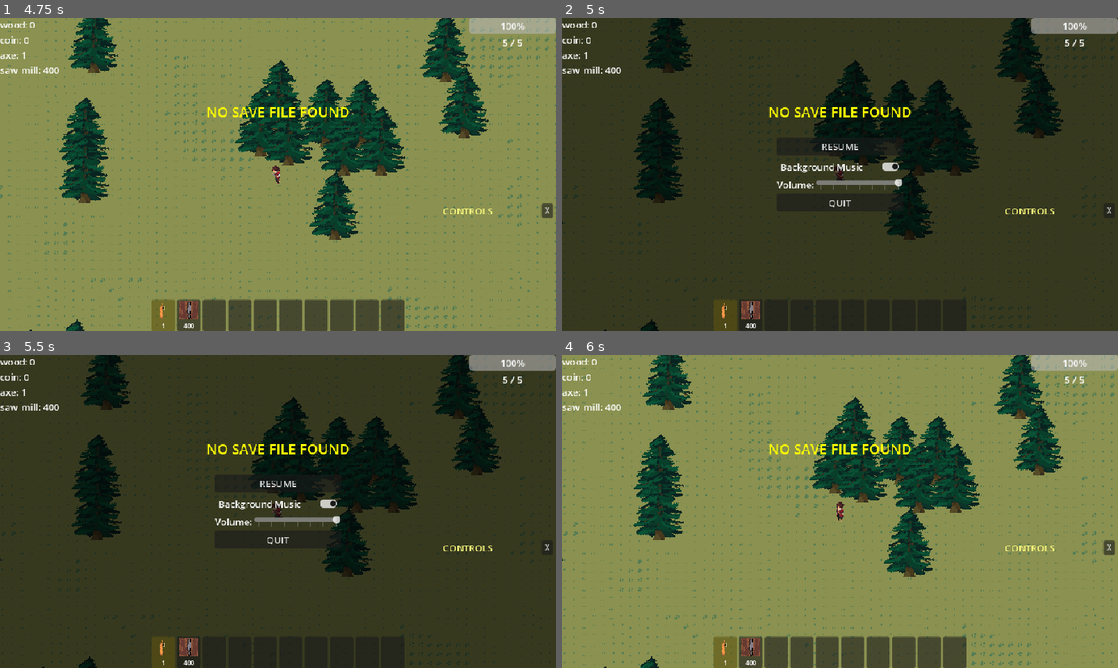
Above: before the commit, frames 1-4 (two rows, left to right).
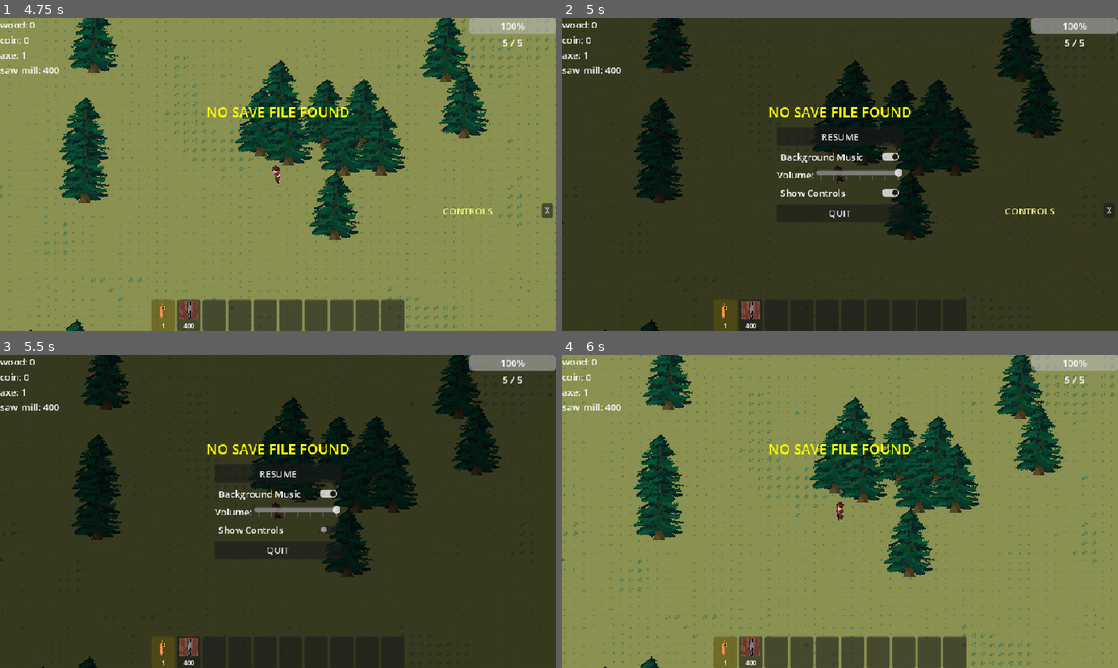
Above: after the commit, the same moments.

Repository: makattack24/MyGodotGame
Game: Godot game, scene res://Scenes/Main.tscn
Same seed, same stepped clock (60 frames per second), same inputs: the game is played once before the commit and once after it. Sound files missing from this copy of the repository are replaced by a short silence.
Inputs (mouse positions are in pixels of both pictures, inside the frame that each line leads up to):
- Up to frame 1 (4.75 s): tap Enter (ui_accept) at 0.5, 0.77 s; move the mouse to (400, 158) at 0.52 s; press the mouse at (400, 158) at 0.53 s; hold D (move_right) 0.53-1.25 s; release the mouse at (400, 158) at 1.25 s; click "X" at 1.25 s; move the mouse to (166, 190) at 2.02 s; hold S (move_down) 2.03-2.78 s; right-click (166, 190) at 2.1 s; move the mouse to (333, 105) at 2.77 s; hold D (move_right) 2.78-3.53 s; tap B (build_mode) at 2.85 s; move the mouse to (250, 237) at 3.52 s; hold W (move_up) 3.53-4.28 s; tap E (pickup) at 3.6 s; click (250, 237) at 3.67 s; move the mouse to (444, 221) at 4.27 s; hold A (move_left) from 4.28 s (still down); tap L at 4.35 s
- Up to frame 2 (5 s): keep holding A (move_left); tap Escape (ui_cancel) at 4.9 s
- Up to frame 3 (5.5 s): release A (move_left) at 5 s; click (278, 530) at 5 s, where only the run after the commit has a clickable "Show Controls"
- Up to frame 4 (6 s): click "RESUME" at 5.75 s

Frame 1 is identical in both runs. In frame 2, 1.6% of the frame differs, in the area x 38-62%, y 37-64%; in frame 3, 1.6%, in the area x 38-99%, y 37-64%; in frame 4, 0.2%.

Commit message:
more pausing stuff

Diff:
--- a/Scenes/Main.tscn
+++ b/Scenes/Main.tscn
@@ -163,6 +163,7 @@
 visible = false
 
 [node name="HUD" type="CanvasLayer" parent="." unique_id=464400877]
+process_mode = 3
 script = ExtResource("7_jw32o")
 
 [node name="HBoxContainer" type="HBoxContainer" parent="HUD" unique_id=414544683]
--- a/Scenes/pause_menu.tscn
+++ b/Scenes/pause_menu.tscn
@@ -50,6 +50,11 @@
 tick_count = 7
 ticks_on_borders = true
 
+[node name="ControlsToggle" type="CheckButton" parent="VBoxContainer" unique_id=3333333333]
+layout_mode = 2
+button_pressed = true
+text = "Show Controls"
+
 [node name="Quit" type="Button" parent="VBoxContainer" unique_id=257242049]
 layout_mode = 2
 text = "QUIT"
@@ -57,4 +62,5 @@
 [connection signal="pressed" from="VBoxContainer/Resume" to="." method="_on_resume_pressed"]
 [connection signal="toggled" from="VBoxContainer/MusicToggle" to="." method="_on_music_toggle_toggled"]
 [connection signal="value_changed" from="VBoxContainer/VolumeContainer/VolumeSlider" to="." method="_on_volume_slider_value_changed"]
+[connection signal="toggled" from="VBoxContainer/ControlsToggle" to="." method="_on_controls_toggle_toggled"]
 [connection signal="pressed" from="VBoxContainer/Quit" to="." method="_on_quit_pressed"]
--- a/Scripts/enemy.gd
+++ b/Scripts/enemy.gd
@@ -100,6 +100,9 @@
 	health -= damage
 	print("Enemy hit! Remaining health: ", health)
 
+	# Show damage indicator
+	show_damage_text(damage)
+
 	# Apply knockback effect
 	velocity = knockback_direction.normalized() * knockback_strength
 	knockback_timer = 0.3  # 0.3 seconds of knockback
@@ -123,6 +126,34 @@
 			if death_effect:
 				death_effect.emitting = false
 		)
+
+func show_damage_text(damage: int) -> void:
+	"""Creates a floating damage text effect"""
+	var tree = Engine.get_main_loop() as SceneTree
+	if not tree:
+		return
+
+	# Create a label for the floating damage text
+	var damage_label = Label.new()
+	damage_label.text = "-%d" % damage
+	damage_label.add_theme_font_size_override("font_size", 16)
+	damage_label.modulate = Color(0.7, 0.15, 0.15)  # Darker red color
+	damage_label.z_index = 100  # Draw on top
+
+	# Position above the enemy
+	damage_label.position = global_position + Vector2(-15, -40)
+
+	# Add to scene root
+	tree.root.add_child(damage_label)
+
+	# Animate the label (float up and fade out)
+	var tween = damage_label.create_tween()
+	tween.set_parallel(true)  # Run animations in parallel
+	tween.tween_property(damage_label, "position:y", damage_label.position.y - 50, 1.0)
+	tween.tween_property(damage_label, "modulate:a", 0.0, 1.0)
+
+	# Delete after animation
+	tween.finished.connect(func(): damage_label.queue_free())
 
 func die() -> void:
 	# Handle death behavior
--- a/Scripts/pause_menu.gd
+++ b/Scripts/pause_menu.gd
@@ -7,12 +7,20 @@
 	# Update toggle state to match music state
 	var music_toggle = $VBoxContainer/MusicToggle
 	var volume_slider = $VBoxContainer/VolumeContainer/VolumeSlider
+	var controls_toggle = $VBoxContainer/ControlsToggle
 
 	if BgMusic and music_toggle:
 		music_toggle.button_pressed = BgMusic.playing
 
 	if BgMusic and volume_slider:
 		volume_slider.value = BgMusic.volume_db
+
+	# Update controls toggle state
+	var hud = get_tree().current_scene.get_node_or_null("HUD")
+	if hud and controls_toggle:
+		var controls_panel = hud.get_node_or_null("ControlsPanel")
+		if controls_panel:
+			controls_toggle.button_pressed = controls_panel.visible
 
 func _input(event: InputEvent) -> void:
 	if event.is_action_pressed("ui_cancel"):
@@ -44,3 +52,11 @@
 func _on_volume_slider_value_changed(value: float) -> void:
 	if BgMusic:
 		BgMusic.volume_db = value
+
+
+func _on_controls_toggle_toggled(toggled_on: bool) -> void:
+	var hud = get_tree().current_scene.get_node_or_null("HUD")
+	if hud:
+		var controls_panel = hud.get_node_or_null("ControlsPanel")
+		if controls_panel:
+			controls_panel.visible = toggled_on
